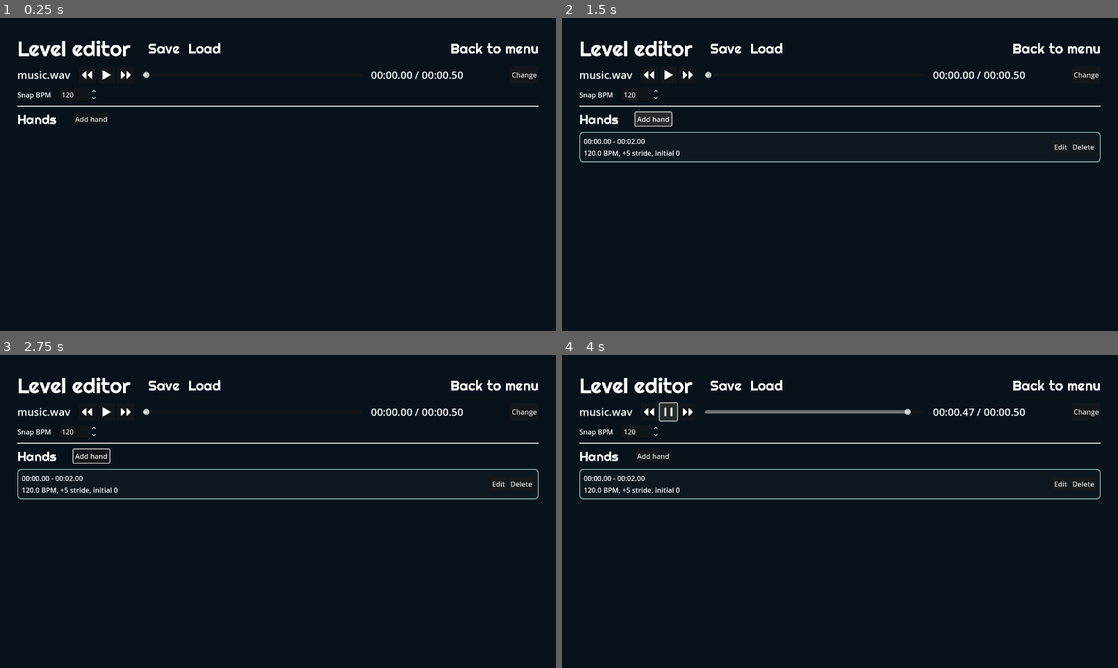
Above: before the commit, frames 1-4 (two rows, left to right).
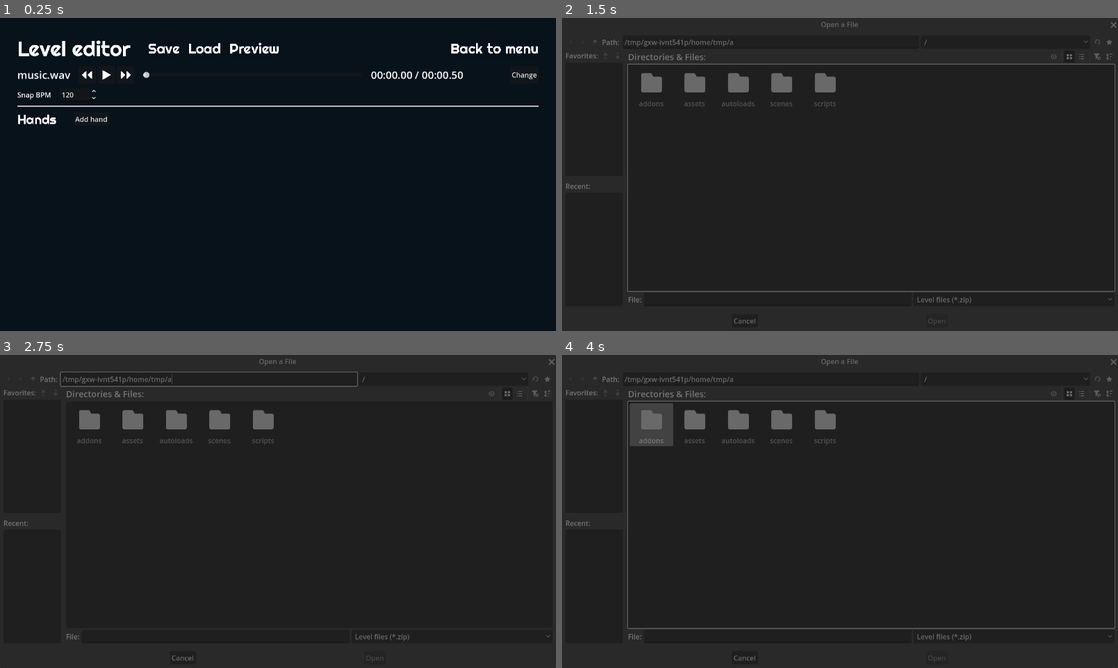
Above: after the commit, the same moments.

Repository: jollyroger182/clocked-in
Game: Godot game, scene res://scenes/leveL_editor/level_editor.tscn
The game is run twice, just before and just after one commit, with the same random seed, the same clock (stepped at 60 frames per second) and the same inputs. This scene is started directly instead of the project's main scene. Sound files missing from this copy of the repository are replaced by a short silence.
Inputs (mouse positions are in pixels of both pictures, inside the frame that each line leads up to):
- Up to frame 1 (0.25 s): no input
- Up to frame 2 (1.5 s): click "Load" at 0.5 s; click "Add hand" at 1.25 s
- Up to frame 3 (2.75 s): click (255, 386) at 2 s, where only the run after the commit has a clickable "Preview"
- Up to frame 4 (4 s): click (667, 411) at 2.75 s; click (667, 411) at 3.5 s

The runs differ from the first frame. In frame 1, 0.2% of the frame differs, in the area x 41-51%, y 7-12%; in frame 2, 26%; in frame 3, 26%; in frame 4, 27%, in the area x 0-100%, y 0-100%.

Commit message:
finish up level editor

Diff:
--- a/scenes/leveL_editor/hands_handler.gd
+++ b/scenes/leveL_editor/hands_handler.gd
@@ -18,9 +18,37 @@
 var next_id = 1
 
 
-# Called when the node enters the scene tree for the first time.
 func _ready() -> void:
-	pass # TODO: get
+	call_deferred("_init_from_game_state")
+
+
+func _init_from_game_state() -> void:
+	var pending_hands: Dictionary[int, Dictionary] = {}
+	var events = GameState.level.get("events", [])
+	for event in events:
+		match event["type"]:
+			"spawn_hand":
+				var id = int(event["id"])
+				pending_hands[id] = {
+					"id": id,
+					"bpm": event["bpm"],
+					"initial_offset": int(event["initial_offset"]),
+					"stride": int(event["stride"]),
+					"start_time": event["time"]
+				}
+				next_id = max(id+1, next_id)
+			"remove_hand":
+				var id = int(event["id"])
+				var hand = pending_hands[id]
+				if hand:
+					pending_hands.erase(id)
+					hand["end_time"] = event["time"]
+					hands.append(hand)
+	for id in pending_hands:
+		var hand = pending_hands[id]
+		hand["end_time"] = conductor.audio.get_length()
+		hands.append(hand)
+	update_children()
 
 
 func _process(_delta: float) -> void:
@@ -61,6 +89,7 @@
 		child.end_time = hand["end_time"]
 		child.bpm = hand["bpm"]
 		child.stride = hand["stride"]
+		child.initial_offset = hand["initial_offset"]
 		child.edit.connect(_on_edit_hand)
 		child.delete.connect(_on_delete_hand)
 		container.add_child(child)
--- a/scenes/leveL_editor/level_editor.gd
+++ b/scenes/leveL_editor/level_editor.gd
@@ -1,6 +1,7 @@
 extends Control
 
 @export var conductor: Conductor
+@export var serializer: Node
 
 @export var music_picker: FilePicker
 
@@ -21,3 +22,8 @@
 
 func _on_back_pressed() -> void:
 	SceneManager.change_scene("menu")
+
+
+func _on_preview_pressed() -> void:
+	GameState.level = serializer.serialize()
+	SceneManager.change_scene("game")
--- a/scenes/leveL_editor/level_editor.tscn
+++ b/scenes/leveL_editor/level_editor.tscn
@@ -32,7 +32,7 @@
 [sub_resource type="LabelSettings" id="LabelSettings_e2nhn"]
 font_size = 24
 
-[node name="LevelEditor" type="Control" node_paths=PackedStringArray("conductor", "music_picker")]
+[node name="LevelEditor" type="Control" node_paths=PackedStringArray("conductor", "serializer", "music_picker")]
 layout_mode = 3
 anchors_preset = 15
 anchor_right = 1.0
@@ -41,6 +41,7 @@
 grow_vertical = 2
 script = ExtResource("1_q16wl")
 conductor = NodePath("Conductor")
+serializer = NodePath("Serializer")
 music_picker = NodePath("MusicPicker")
 
 [node name="Conductor" type="AudioStreamPlayer" parent="."]
@@ -61,15 +62,19 @@
 edit_handler = NodePath("../Edit")
 container = NodePath("../VBoxContainer/ScrollContainer/MarginContainer/Contents")
 
-[node name="Serializer" type="Node" parent="." node_paths=PackedStringArray("hands", "level_saver")]
+[node name="Serializer" type="Node" parent="." node_paths=PackedStringArray("hands", "level_saver", "level_loader")]
 script = ExtResource("5_e2nhn")
 hands = NodePath("../HandsHandler")
 level_saver = NodePath("../LevelSaver")
+level_loader = NodePath("../LevelLoader")
 
 [node name="MusicPicker" parent="." instance=ExtResource("4_tt74g")]
 
 [node name="LevelSaver" parent="." instance=ExtResource("7_d1u2b")]
 layout_mode = 1
+
+[node name="LevelLoader" parent="." instance=ExtResource("4_tt74g")]
+filter = "*.zip;Level files;application/zip"
 
 [node name="VBoxContainer" type="VBoxContainer" parent="."]
 layout_mode = 1
@@ -121,6 +126,10 @@
 [node name="Load" type="Button" parent="VBoxContainer/ScrollContainer/MarginContainer/Contents/HBoxContainer4/HBoxContainer"]
 layout_mode = 2
 text = "Load"
+
+[node name="Preview" type="Button" parent="VBoxContainer/ScrollContainer/MarginContainer/Contents/HBoxContainer4/HBoxContainer"]
+layout_mode = 2
+text = "Preview"
 
 [node name="Control" type="Control" parent="VBoxContainer/ScrollContainer/MarginContainer/Contents/HBoxContainer4"]
 layout_mode = 2
@@ -309,7 +318,10 @@
 text = "Close"
 
 [connection signal="selected" from="MusicPicker" to="." method="_on_music_picker_selected"]
+[connection signal="selected" from="LevelLoader" to="Serializer" method="_on_level_loader_selected"]
 [connection signal="pressed" from="VBoxContainer/ScrollContainer/MarginContainer/Contents/HBoxContainer4/HBoxContainer/Save" to="Serializer" method="_on_save_pressed"]
+[connection signal="pressed" from="VBoxContainer/ScrollContainer/MarginContainer/Contents/HBoxContainer4/HBoxContainer/Load" to="Serializer" method="_on_load_pressed"]
+[connection signal="pressed" from="VBoxContainer/ScrollContainer/MarginContainer/Contents/HBoxContainer4/HBoxContainer/Preview" to="." method="_on_preview_pressed"]
 [connection signal="pressed" from="VBoxContainer/ScrollContainer/MarginContainer/Contents/HBoxContainer4/Back" to="." method="_on_back_pressed"]
 [connection signal="pressed" from="VBoxContainer/ScrollContainer/MarginContainer/Contents/HBoxContainer/HBoxContainer/Backward" to="MusicControl" method="_on_backward_pressed"]
 [connection signal="pressed" from="VBoxContainer/ScrollContainer/MarginContainer/Contents/HBoxContainer/HBoxContainer/PlayPuase" to="MusicControl" method="_on_play_puase_pressed"]
--- a/scenes/leveL_editor/serializer.gd
+++ b/scenes/leveL_editor/serializer.gd
@@ -3,6 +3,7 @@
 @export var hands: EditorHandsHandler
 
 @export var level_saver: FileSaver
+@export var level_loader: FilePicker
 
 
 func serialize():
@@ -56,3 +57,12 @@
 	GameFile.save_level("user://tmp.zip")
 	var data = FileAccess.get_file_as_bytes("user://tmp.zip")
 	level_saver.save(data, "level.zip", "application/zip", "Game file")
+
+
+func _on_load_pressed() -> void:
+	level_loader.pick()
+
+
+func _on_level_loader_selected(path: String) -> void:
+	GameFile.load_level(path)
+	get_tree().reload_current_scene()
